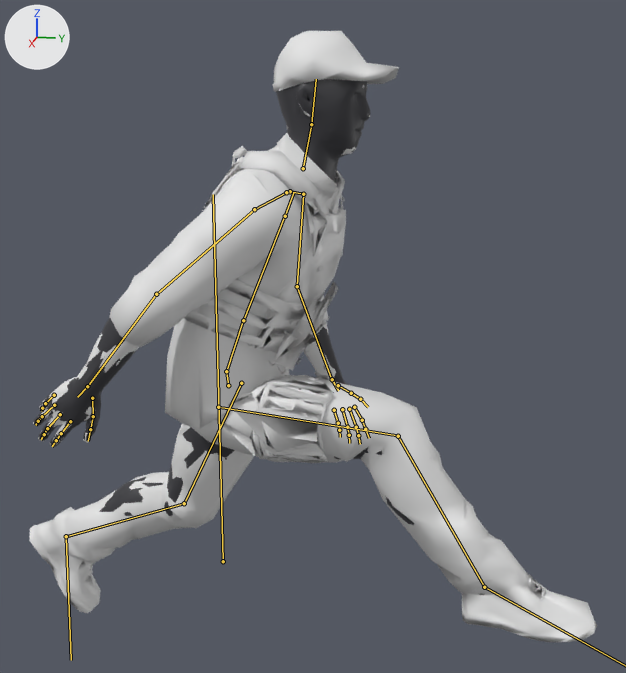
Two versions of the glTF model client/public/models/character_low.glb, one commit apart.
Camera for both pictures: a camera (50 mm lens) standing at (2.001, 0.641, 1.124) and looking at (-0.085, 0.224, 0.602). Lighting does not change. The marker at upper left points along +X, +Y and +Z. The older version comes first. Both versions are drawn at frame 20 of the action 'crouch_walk'; the numbers are the values there. The bones that bend it are drawn over the model as lines.

Objects in the first picture: 'char_defender', 'char_ghost'.
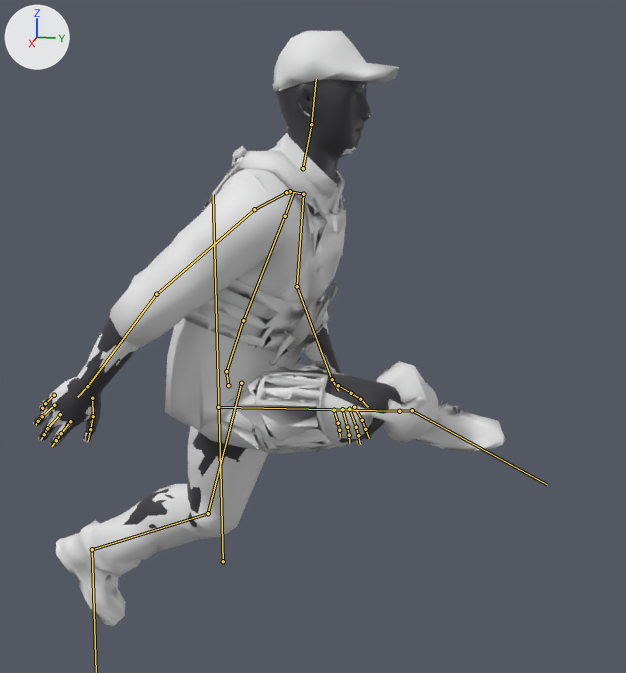
Location of each change, [x1, y1, x2, y2] in pixels of the pictures (626 x 673 px):
'char_defender', posed (17% narrower)
    before: [29, 31, 597, 642]
    after: [33, 31, 506, 626]
'char_ghost', posed
    before: [34, 79, 485, 595]
    after: [34, 79, 429, 528]
bone 'UpperLeg.L', root to tip
    before: (241, 383) to (184, 503)
    after: (241, 383) to (208, 513)
bone 'LowerLeg.L', root to tip
    before: (184, 503) to (66, 536)
    after: (208, 513) to (92, 549)
bone 'Foot.L', root to tip
    before: (66, 536) to (71, 660)
    after: (92, 549) to (96, 672)
bone 'UpperLeg.R', root to tip
    before: (218, 407) to (397, 435)
    after: (218, 407) to (398, 411)
bone 'LowerLeg.R', root to tip
    before: (398, 436) to (484, 586)
    after: (399, 411) to (412, 410)

What changed in the scene script:
```text
Change bone_upperleg_l:
    where bone_upperleg_l = bpy.data.objects['Armature'].pose.bones['UpperLeg.L']  # child of 'Hips'
    bone_upperleg_l.rotation_quaternion: (-0.963, 0.266, -0.026, -0.036) -> (-0.982, 0.183, -0.025, -0.04)  # degrees (-31, 4, 3) -> degrees (-21, 4, 4)
Change bone_lowerleg_l:
    where bone_lowerleg_l = bpy.data.objects['Armature'].pose.bones['LowerLeg.L']  # child of 'UpperLeg.L'
    bone_lowerleg_l.rotation_quaternion: (0.949, -0.31, -0.046, 0.011) -> (0.927, -0.371, -0.045, 0.02)  # degrees (-36, -5, 3) -> degrees (-44, -4, 4)
Change bone_foot_l:
    where bone_foot_l = bpy.data.objects['Armature'].pose.bones['Foot.L']  # child of 'LowerLeg.L'
    bone_foot_l.rotation_quaternion: (0.995, -0.029, -0.048, -0.088) -> (0.993, -0.05, -0.051, -0.096)  # degrees (-3, -6, -10) -> degrees (-5, -6, -11)
Change bone_upperleg_r:
    where bone_upperleg_r = bpy.data.objects['Armature'].pose.bones['UpperLeg.R']  # child of 'Hips'
    bone_upperleg_r.rotation_quaternion: (-0.764, -0.644, -0.034, -0.031) -> (-0.718, -0.694, -0.033, -0.035)  # degrees (80, 1, 5) -> degrees (88, 0, 6)
Change bone_lowerleg_r:
    where bone_lowerleg_r = bpy.data.objects['Armature'].pose.bones['LowerLeg.R']  # child of 'UpperLeg.R'
    bone_lowerleg_r.rotation_quaternion: (0.9, -0.412, 0.121, -0.074) -> (0.195, -0.695, 0.689, -0.062)  # degrees (-50, 9, -14) -> degrees (-159, 11, -87)
Change bone_foot_r:
    where bone_foot_r = bpy.data.objects['Armature'].pose.bones['Foot.R']  # child of 'LowerLeg.R'
    bone_foot_r.rotation_quaternion: (0.942, -0.301, -0.112, 0.1) -> (0.623, 0.346, -0.634, 0.3)  # degrees (-37, -9, 15) -> degrees (-49, -94, 103)
```
